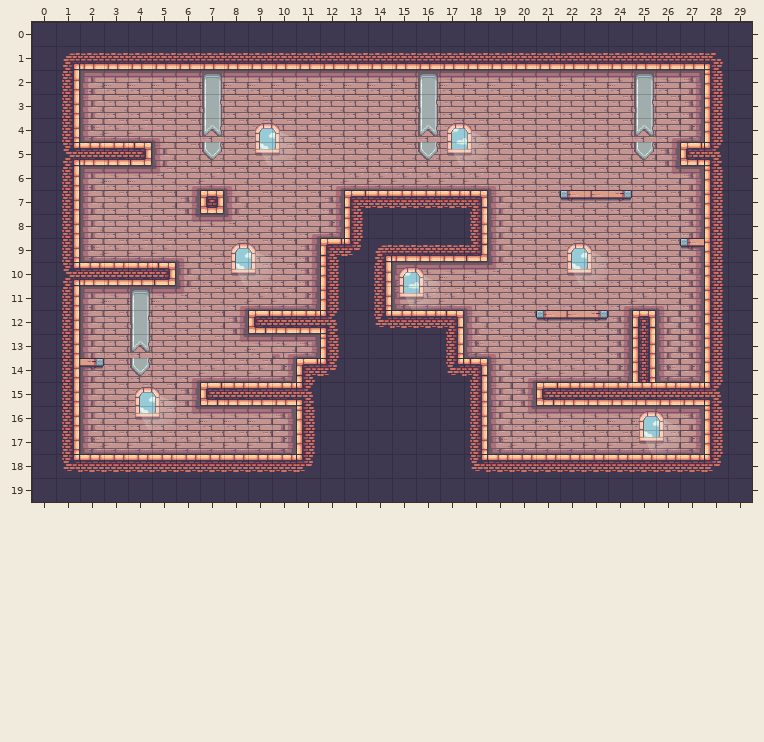
An edit to a level. Tiled map, target/classes/assets/levels/map5.tmx. The first picture shows the starting point.
Cells are 32x32 px. Shown: x 0..29, y 0..19.
New version:
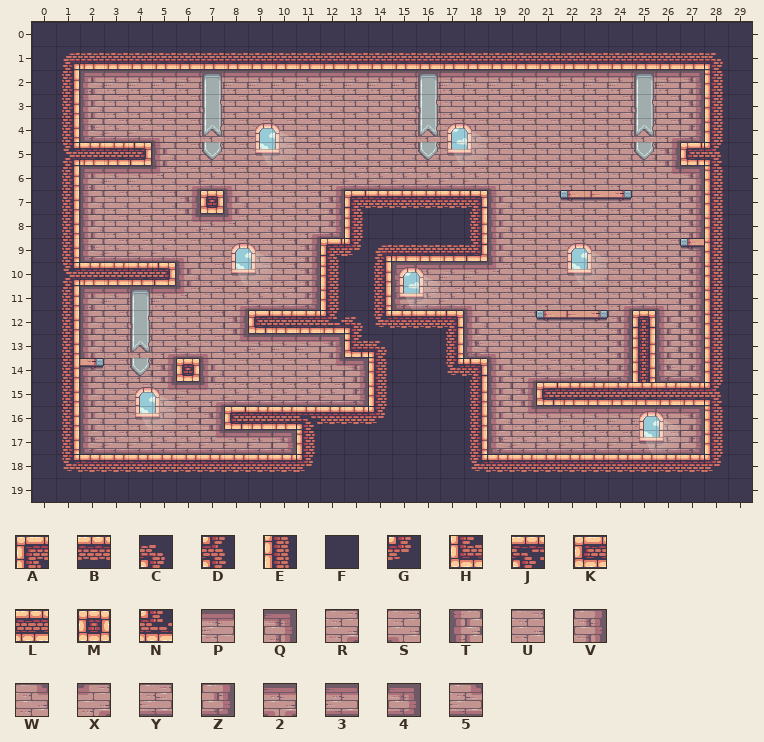
Key: from "tiles": A 20, B 21, C 27, D 29, E 39, F 40, G 46, H 58, J 84, K 96, L 97, M 100, N 103, P 135, Q 136, R 140, S 141, T 153, U 154, V 155, W 159, X 169, Y 173, Z 174, 2 203, 3 211, 4 212, 5 216.
_ is an empty cell.
Edits made:
Layer "Tilelaag 1":
y 12: x 12..13 DF -> NC
y 13: x 5..7 UUU -> RYS; x 10..14 24EFF -> PPQHC
y 14: x 5..14 URYYYZAGFF -> VMTUUUUWQE
y 15: x 5..14 UVKLLLDFFF -> WPXYYYYYZE
y 16: x 6..14 WPPPQEFFF -> UVKLLJBBG
y 17: x 7..10 YYYZ -> 5334
Boxes around the changes in both pictures, in picture pixels (x1, y1, x2, y2):
changed: (152, 317, 387, 453)
